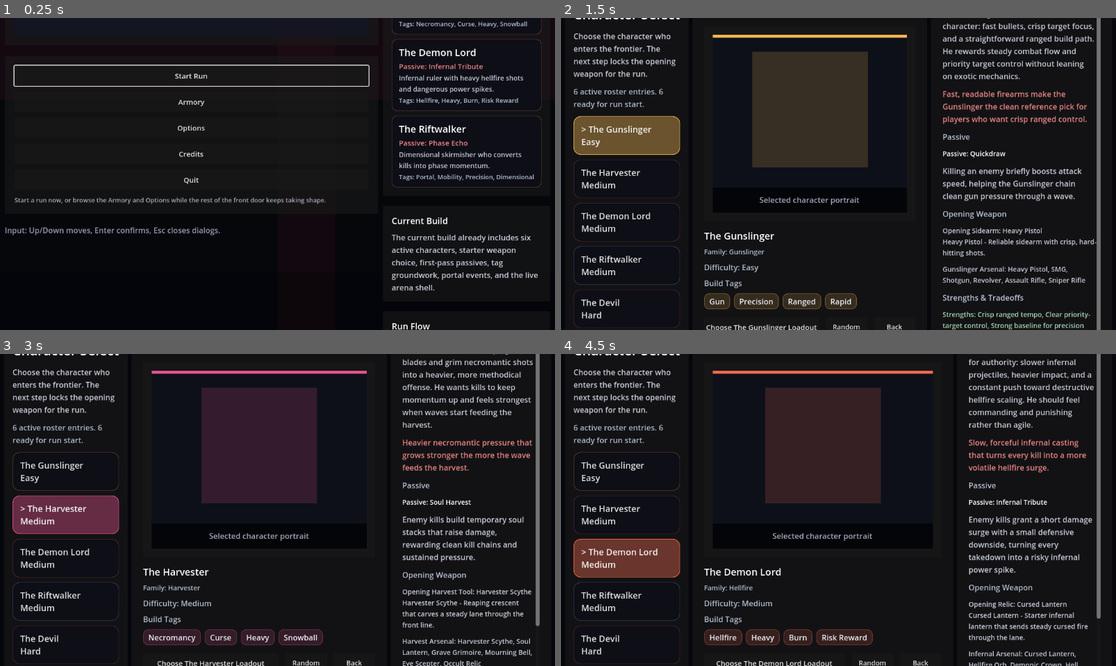
Above: before the commit, frames 1-4 (two rows, left to right).
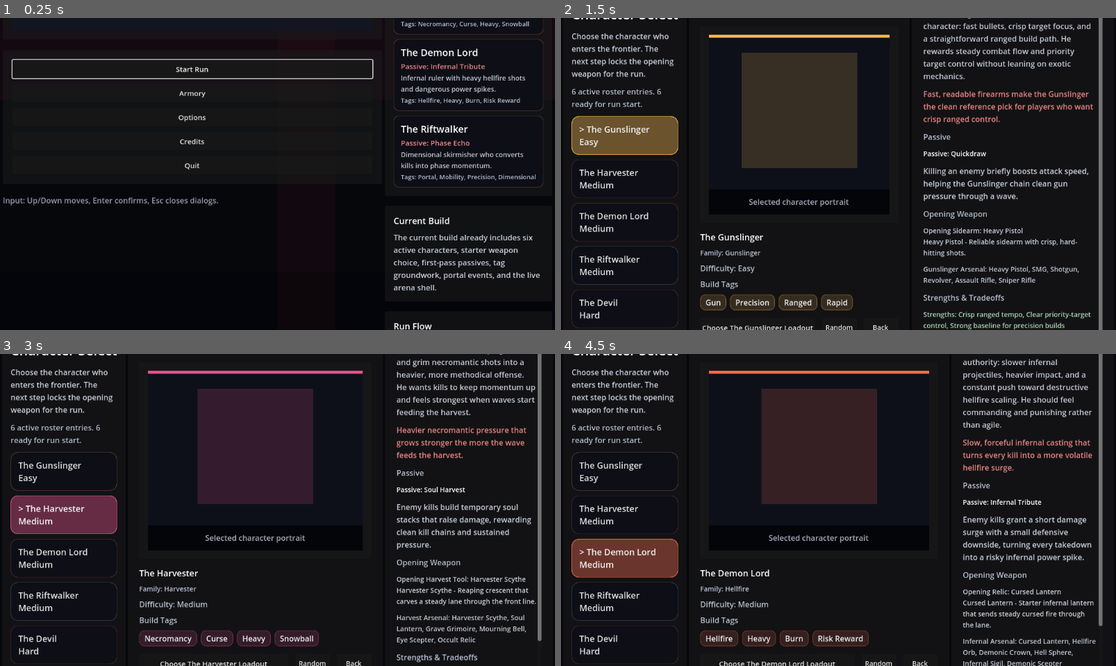
Above: after the commit, the same moments.

Repository: KevinRabbe/bullet-hell-roughe-lite
Game: Godot game, scene res://scenes/ui/MainMenu.tscn
Two runs of this game, one before a commit and one after it. Both use one fixed random seed, a clock stepped at 60 frames per second and the inputs below.
Inputs:
- Up to frame 1 (0.25 s): no input
- Up to frame 2 (1.5 s): click "Start Run" at 0.5 s; click "> The Gunslinger Easy" at 1.25 s
- Up to frame 3 (3 s): click "> The Gunslinger Easy" at 2 s; click "The Harvester Medium" at 2.75 s
- Up to frame 4 (4.5 s): click "The Gunslinger Easy" at 3.5 s; click "The Demon Lord Medium" at 4.25 s

The runs differ from the first frame. In frame 1, 6.4% of the frame differs, in the area x 0-98%, y 0-100%; in frame 2, 13%, in the area x 1-98%, y 0-100%; in frame 3, 12%; in frame 4, 12%.

Commit message:
Tighten compact menu layouts

Diff:
--- a/scripts/ui/character_select_screen.gd
+++ b/scripts/ui/character_select_screen.gd
@@ -424,32 +424,33 @@
 
 func _apply_responsive_layout() -> void:
 	var font_scale: float = AccessibilitySettingsRuntimeRef.get_font_scale(accessibility_settings)
-	var viewport_size := get_viewport_rect().size
-	var compact := viewport_size.x < 1360.0
-	var tight := _is_tight_viewport()
+	var viewport_size: Vector2 = get_viewport_rect().size
+	var compact: bool = viewport_size.x < 1360.0
+	var tight: bool = _is_tight_viewport()
+	var very_tight: bool = viewport_size.x < 1180.0 or viewport_size.y < 680.0
 	if root_margin != null:
-		root_margin.offset_left = 8.0 if tight else (20.0 if compact else 40.0)
-		root_margin.offset_top = 8.0 if tight else (18.0 if compact else 36.0)
-		root_margin.offset_right = -8.0 if tight else (-20.0 if compact else -40.0)
-		root_margin.offset_bottom = -8.0 if tight else (-18.0 if compact else -36.0)
+		root_margin.offset_left = 4.0 if very_tight else (8.0 if tight else (20.0 if compact else 40.0))
+		root_margin.offset_top = 4.0 if very_tight else (8.0 if tight else (18.0 if compact else 36.0))
+		root_margin.offset_right = -4.0 if very_tight else (-8.0 if tight else (-20.0 if compact else -40.0))
+		root_margin.offset_bottom = -4.0 if very_tight else (-8.0 if tight else (-18.0 if compact else -36.0))
 	if main_hbox != null:
-		main_hbox.add_theme_constant_override("separation", 8 if tight else (18 if compact else 28))
+		main_hbox.add_theme_constant_override("separation", 4 if very_tight else (8 if tight else (18 if compact else 28)))
 	if roster_panel != null:
-		roster_panel.custom_minimum_size = Vector2(190 if tight else (260 if compact else 320), 0)
+		roster_panel.custom_minimum_size = Vector2(150 if very_tight else (190 if tight else (260 if compact else 320)), 0)
 	if hero_panel != null:
-		hero_panel.custom_minimum_size = Vector2(220 if tight else (300 if compact else 360), 0)
+		hero_panel.custom_minimum_size = Vector2(190 if very_tight else (220 if tight else (300 if compact else 360)), 0)
 	if detail_panel != null:
 		detail_panel.custom_minimum_size = Vector2(0, 0)
 	if detail_scroll != null:
 		detail_scroll.custom_minimum_size = Vector2(0, 0)
 	if portrait_panel != null:
-		portrait_panel.custom_minimum_size = Vector2(0, 170 if tight else (300 if compact else 360))
+		portrait_panel.custom_minimum_size = Vector2(0, 150 if very_tight else (170 if tight else (300 if compact else 360)))
 	if portrait_stage != null:
-		portrait_stage.custom_minimum_size = Vector2(0, 145 if tight else (260 if compact else 320))
+		portrait_stage.custom_minimum_size = Vector2(0, 130 if very_tight else (145 if tight else (260 if compact else 320)))
 	if portrait_rect != null:
-		portrait_rect.custom_minimum_size = Vector2(0, 120 if tight else (220 if compact else 280))
+		portrait_rect.custom_minimum_size = Vector2(0, 110 if very_tight else (120 if tight else (220 if compact else 280)))
 	if name_label != null:
-		name_label.add_theme_font_size_override("font_size", int(round((20 if tight else (32 if compact else 40)) * font_scale)))
+		name_label.add_theme_font_size_override("font_size", int(round(((18 if very_tight else 20) if tight else (32 if compact else 40)) * font_scale)))
 	if heading_label != null:
 		heading_label.add_theme_font_size_override("font_size", int(round((15 if tight else 18) * font_scale)))
 	if family_label != null:
@@ -465,18 +466,18 @@
 	if tradeoffs_label != null:
 		tradeoffs_label.add_theme_font_size_override("font_size", int(round((14 if tight else 17) * font_scale)))
 	if confirm_button != null:
-		confirm_button.custom_minimum_size = Vector2(150 if tight else 220, 42 if tight else 50)
+		confirm_button.custom_minimum_size = Vector2(120 if very_tight else (150 if tight else 220), 40 if very_tight else (42 if tight else 50))
 		confirm_button.add_theme_font_size_override("font_size", int(round((15 if tight else 16) * font_scale)))
 	if random_button != null:
-		random_button.custom_minimum_size = Vector2(86 if tight else 120, 42 if tight else 50)
+		random_button.custom_minimum_size = Vector2(72 if very_tight else (86 if tight else 120), 40 if very_tight else (42 if tight else 50))
 		random_button.add_theme_font_size_override("font_size", int(round((14 if tight else 15) * font_scale)))
 	if back_button != null:
-		back_button.custom_minimum_size = Vector2(86 if tight else 120, 42 if tight else 50)
+		back_button.custom_minimum_size = Vector2(72 if very_tight else (86 if tight else 120), 40 if very_tight else (42 if tight else 50))
 		back_button.add_theme_font_size_override("font_size", int(round((14 if tight else 15) * font_scale)))
 	_refresh_roster_buttons()
 
 func _roster_button_height() -> float:
-	var viewport_size := get_viewport_rect().size
+	var viewport_size: Vector2 = get_viewport_rect().size
 	if viewport_size.x < 1280.0 or viewport_size.y < 720.0:
 		return 68.0
 	if viewport_size.x < 1360.0:
@@ -484,5 +485,5 @@
 	return 94.0
 
 func _is_tight_viewport() -> bool:
-	var viewport_size := get_viewport_rect().size
+	var viewport_size: Vector2 = get_viewport_rect().size
 	return viewport_size.x < 1280.0 or viewport_size.y < 720.0
--- a/scripts/ui/main_menu.gd
+++ b/scripts/ui/main_menu.gd
@@ -268,25 +268,26 @@
 func _apply_responsive_layout() -> void:
 	var font_scale: float = AccessibilitySettingsRuntimeRef.get_font_scale(accessibility_settings)
 	var high_contrast: bool = AccessibilitySettingsRuntimeRef.is_high_contrast_enabled(accessibility_settings)
-	var viewport_size := get_viewport_rect().size
-	var compact := viewport_size.x < 1360.0
-	var tight := _is_tight_viewport()
+	var viewport_size: Vector2 = get_viewport_rect().size
+	var compact: bool = viewport_size.x < 1360.0
+	var tight: bool = _is_tight_viewport()
+	var very_tight: bool = viewport_size.x < 1180.0 or viewport_size.y < 680.0
 	if root_margin != null:
-		root_margin.offset_left = 10.0 if tight else (24.0 if compact else 52.0)
-		root_margin.offset_top = 10.0 if tight else (20.0 if compact else 40.0)
-		root_margin.offset_right = -10.0 if tight else (-24.0 if compact else -52.0)
-		root_margin.offset_bottom = -10.0 if tight else (-20.0 if compact else -40.0)
+		root_margin.offset_left = 6.0 if very_tight else (10.0 if tight else (24.0 if compact else 52.0))
+		root_margin.offset_top = 6.0 if very_tight else (10.0 if tight else (20.0 if compact else 40.0))
+		root_margin.offset_right = -6.0 if very_tight else (-10.0 if tight else (-24.0 if compact else -52.0))
+		root_margin.offset_bottom = -6.0 if very_tight else (-10.0 if tight else (-20.0 if compact else -40.0))
 	if main_hbox != null:
-		main_hbox.add_theme_constant_override("separation", 10 if tight else (22 if compact else 34))
+		main_hbox.add_theme_constant_override("separation", 6 if very_tight else (10 if tight else (22 if compact else 34)))
 	if hero_column != null:
-		hero_column.custom_minimum_size = Vector2(320 if tight else (420 if compact else 580), 0)
+		hero_column.custom_minimum_size = Vector2(260 if very_tight else (320 if tight else (420 if compact else 580)), 0)
 	if info_column != null:
-		info_column.custom_minimum_size = Vector2(240 if tight else (300 if compact else 400), 0)
+		info_column.custom_minimum_size = Vector2(210 if very_tight else (240 if tight else (300 if compact else 400)), 0)
 	if title_label != null:
 		title_label.add_theme_font_size_override("font_size", int(round((34 if tight else (42 if compact else 54)) * font_scale)))
 	if subtitle_label != null:
-		subtitle_label.add_theme_font_size_override("font_size", int(round((16 if tight else (18 if compact else 20)) * font_scale)))
-		subtitle_label.custom_minimum_size = Vector2(0, 64 if tight else (78 if compact else 94))
+		subtitle_label.add_theme_font_size_override("font_size", int(round(((14 if very_tight else 16) if tight else (18 if compact else 20)) * font_scale)))
+		subtitle_label.custom_minimum_size = Vector2(0, 52 if very_tight else (64 if tight else (78 if compact else 94)))
 		subtitle_label.modulate = Color(0.94, 0.96, 1.0, 0.98) if high_contrast else Color(1.0, 1.0, 1.0, 1.0)
 	if eyebrow_label != null:
 		eyebrow_label.add_theme_font_size_override("font_size", int(round((15 if tight else 18) * font_scale)))
@@ -306,11 +307,12 @@
 	if action_hint_label != null:
 		action_hint_label.add_theme_font_size_override("font_size", int(round((13 if tight else 15) * font_scale)))
 		action_hint_label.modulate = Color(0.86, 0.90, 0.98, 0.98) if high_contrast else Color(1.0, 1.0, 1.0, 1.0)
+		action_hint_label.visible = not very_tight
 	for button in [start_button, armory_button, options_button, credits_button, quit_button]:
 		if button != null:
-			button.custom_minimum_size = Vector2(0, 42 if tight else (48 if compact else 54))
+			button.custom_minimum_size = Vector2(0, 38 if very_tight else (42 if tight else (48 if compact else 54)))
 			button.add_theme_font_size_override("font_size", int(round((15 if tight else 16) * font_scale)))
 
 func _is_tight_viewport() -> bool:
-	var viewport_size := get_viewport_rect().size
+	var viewport_size: Vector2 = get_viewport_rect().size
 	return viewport_size.x < 1280.0 or viewport_size.y < 720.0
--- a/scripts/ui/starting_weapon_select_screen.gd
+++ b/scripts/ui/starting_weapon_select_screen.gd
@@ -394,20 +394,21 @@
 
 func _apply_responsive_layout() -> void:
 	var font_scale: float = AccessibilitySettingsRuntimeRef.get_font_scale(accessibility_settings)
-	var viewport_size := get_viewport_rect().size
-	var compact := viewport_size.x < 1440.0
-	var tight := _is_tight_viewport()
+	var viewport_size: Vector2 = get_viewport_rect().size
+	var compact: bool = viewport_size.x < 1440.0
+	var tight: bool = _is_tight_viewport()
+	var very_tight: bool = viewport_size.x < 1180.0 or viewport_size.y < 680.0
 	if root_margin != null:
-		root_margin.offset_left = 8.0 if tight else (20.0 if compact else 40.0)
-		root_margin.offset_top = 8.0 if tight else (18.0 if compact else 36.0)
-		root_margin.offset_right = -8.0 if tight else (-20.0 if compact else -40.0)
-		root_margin.offset_bottom = -8.0 if tight else (-18.0 if compact else -36.0)
+		root_margin.offset_left = 4.0 if very_tight else (8.0 if tight else (20.0 if compact else 40.0))
+		root_margin.offset_top = 4.0 if very_tight else (8.0 if tight else (18.0 if compact else 36.0))
+		root_margin.offset_right = -4.0 if very_tight else (-8.0 if tight else (-20.0 if compact else -40.0))
+		root_margin.offset_bottom = -4.0 if very_tight else (-8.0 if tight else (-18.0 if compact else -36.0))
 	if main_hbox != null:
-		main_hbox.add_theme_constant_override("separation", 8 if tight else (18 if compact else 28))
+		main_hbox.add_theme_constant_override("separation", 4 if very_tight else (8 if tight else (18 if compact else 28)))
 	if character_panel != null:
-		character_panel.custom_minimum_size = Vector2(190 if tight else (260 if compact else 320), 0)
+		character_panel.custom_minimum_size = Vector2(150 if very_tight else (190 if tight else (260 if compact else 320)), 0)
 	if weapon_panel != null:
-		weapon_panel.custom_minimum_size = Vector2(200 if tight else (280 if compact else 360), 0)
+		weapon_panel.custom_minimum_size = Vector2(170 if very_tight else (200 if tight else (280 if compact else 360)), 0)
 	if detail_panel != null:
 		detail_panel.custom_minimum_size = Vector2(0, 0)
 	if weapon_scroll != null:
@@ -415,17 +416,17 @@
 	if detail_scroll != null:
 		detail_scroll.custom_minimum_size = Vector2(0, 0)
 	if hero_panel != null:
-		hero_panel.custom_minimum_size = Vector2(0, 180 if tight else (280 if compact else 330))
+		hero_panel.custom_minimum_size = Vector2(0, 160 if very_tight else (180 if tight else (280 if compact else 330)))
 	if portrait_stage != null:
-		portrait_stage.custom_minimum_size = Vector2(0, 118 if tight else (180 if compact else 210))
+		portrait_stage.custom_minimum_size = Vector2(0, 104 if very_tight else (118 if tight else (180 if compact else 210)))
 	if portrait_rect != null:
-		portrait_rect.custom_minimum_size = Vector2(0, 104 if tight else (150 if compact else 180))
+		portrait_rect.custom_minimum_size = Vector2(0, 92 if very_tight else (104 if tight else (150 if compact else 180)))
 	if weapon_list != null:
 		weapon_list.columns = 1 if tight else (1 if viewport_size.x < 1360.0 else 2)
 	if character_name_label != null:
 		character_name_label.add_theme_font_size_override("font_size", int(round((24 if tight else (28 if compact else 32)) * font_scale)))
 	if title_label != null:
-		title_label.add_theme_font_size_override("font_size", int(round((24 if tight else (30 if compact else 36)) * font_scale)))
+		title_label.add_theme_font_size_override("font_size", int(round(((22 if very_tight else 24) if tight else (30 if compact else 36)) * font_scale)))
 	if headline_label != null:
 		headline_label.add_theme_font_size_override("font_size", int(round((15 if tight else 17) * font_scale)))
 	if selected_description_label != null:
@@ -437,18 +438,18 @@
 	if selected_name_label != null:
 		selected_name_label.add_theme_font_size_override("font_size", int(round((22 if tight else (30 if compact else 36)) * font_scale)))
 	if confirm_button != null:
-		confirm_button.custom_minimum_size = Vector2(170 if tight else 220, 42 if tight else 50)
+		confirm_button.custom_minimum_size = Vector2(132 if very_tight else (170 if tight else 220), 40 if very_tight else (42 if tight else 50))
 		confirm_button.add_theme_font_size_override("font_size", int(round((15 if tight else 16) * font_scale)))
 	if back_button != null:
-		back_button.custom_minimum_size = Vector2(104 if tight else 160, 42 if tight else 50)
+		back_button.custom_minimum_size = Vector2(84 if very_tight else (104 if tight else 160), 40 if very_tight else (42 if tight else 50))
 		back_button.add_theme_font_size_override("font_size", int(round((14 if tight else 15) * font_scale)))
 	if default_button != null:
-		default_button.custom_minimum_size = Vector2(132 if tight else 160, 42 if tight else 50)
+		default_button.custom_minimum_size = Vector2(98 if very_tight else (132 if tight else 160), 40 if very_tight else (42 if tight else 50))
 		default_button.add_theme_font_size_override("font_size", int(round((14 if tight else 15) * font_scale)))
 	_refresh_weapon_buttons()
 
 func _weapon_card_height() -> float:
-	var viewport_size := get_viewport_rect().size
+	var viewport_size: Vector2 = get_viewport_rect().size
 	if viewport_size.x < 1280.0 or viewport_size.y < 720.0:
 		return 86.0
 	if viewport_size.x < 1440.0:
@@ -456,5 +457,5 @@
 	return 144.0
 
 func _is_tight_viewport() -> bool:
-	var viewport_size := get_viewport_rect().size
+	var viewport_size: Vector2 = get_viewport_rect().size
 	return viewport_size.x < 1280.0 or viewport_size.y < 720.0
